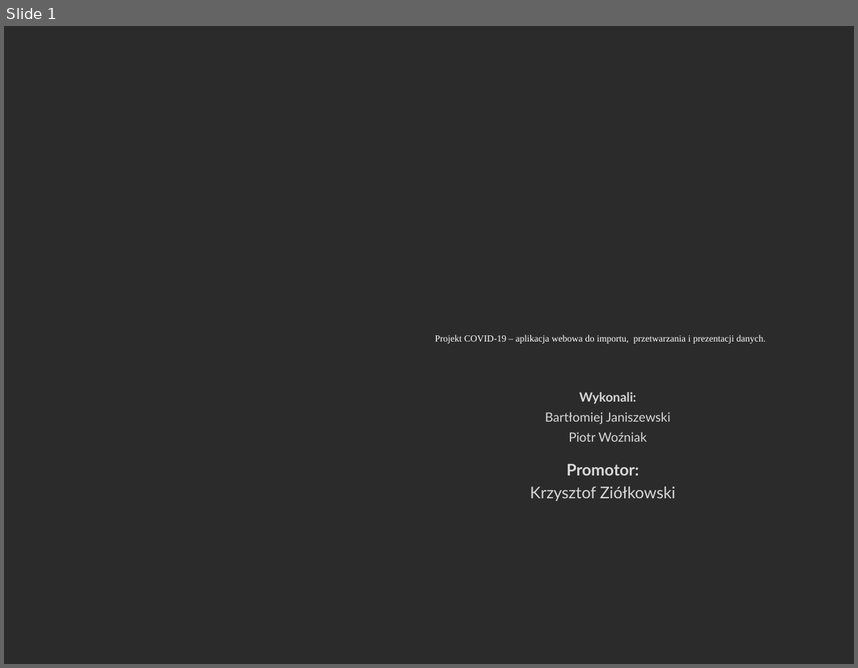
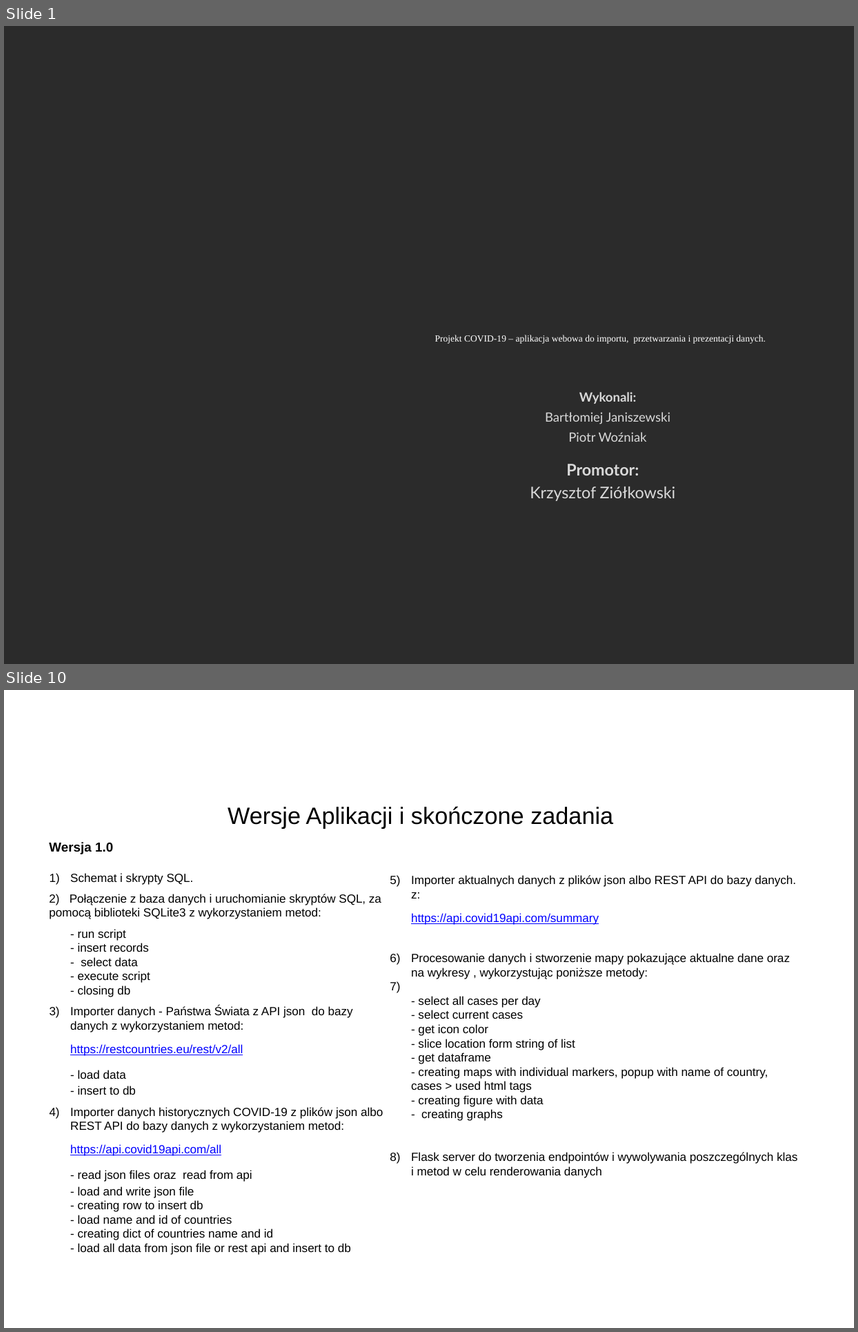
Before and after one commit to janiszewskibartlomiej/COVID-19-Thesis-Postgraduate_studies_on_WSB, a slide deck: docs/WSB_prezentacja_pracy_dyplomowej.pptx. Shown one above the other, each under a label of ours: slide 1 before the commit, slides 1 and 10 after it; the slides between them are not shown. The pictures are 858x668 and 858x1332 pixels, drawn with LibreOffice and Linux fonts; fonts in the diff are those of the drawing; background and template pictures are left out; a plain dark background stands for a picture behind light text. Boxes give left, top, right and bottom in pixels: in the first picture for what was removed or moved away, otherwise in the second. Text is boxed around its words. In the diff, an @@ line names an element or a change of style, - is before the commit and + after.

Commit message:
upload presentation file, refactor current importer

```diff
--- a/docs/WSB_prezentacja_pracy_dyplomowej.pptx
+++ b/docs/WSB_prezentacja_pracy_dyplomowej.pptx
@@ slide 10 added at [4,690,854,1328], background picture (left out) @@
@@ text added at [228,806,613,828], 20 pt, text #000000 @@
+Wersje Aplikacji i skończone zadania
@@ text added at [49,842,383,1254], 10 pt, text #000000 @@
+Wersja 1.0
+1) Schemat i skrypty SQL.
+2) Połączenie z baza danych i uruchomianie skryptów SQL, za
+pomocą biblioteki SQLite3 z wykorzystaniem metod:
+- run script
+- insert records
+- select data
+- execute script
+- closing db
+3) Importer danych - Państwa Świata z API json do bazy danych z wykorzystaniem metod:
+https://restcountries.eu/rest/v2/all
+- load data
+- insert to db
+4) Importer danych historycznych COVID-19 z plików json albo REST API do bazy danych z wykorzystaniem metod:
+https://api.covid19api.com/all
+- read json files oraz read from api
+- load and write json file
+- creating row to insert db
+- load name and id of countries
+- creating dict of countries name and id
+- load all data from json file or rest api and insert to db
@@ text added at [411,875,797,1178], 10 pt, text #000000 @@
+5) Importer aktualnych danych z plików json albo REST API do bazy danych. z:
+https://api.covid19api.com/summary
+6) Procesowanie danych i stworzenie mapy pokazujące aktualne dane oraz na wykresy , wykorzystując poniższe metody:
+7) - select all cases per day
+   - select current cases
+   - get icon color
+   - slice location form string of list
+- get dataframe
+- creating maps with individual markers, popup with name of country, cases > used html tags
+- creating figure with data
+- creating graphs
+6) Flask server do tworzenia endpointów i wywolywania poszczególnych klas i metod w celu renderowania danych
```
Also in this commit, not shown: 7 slides changed, 5 other slides added, 4 slides removed, 1 other file.
